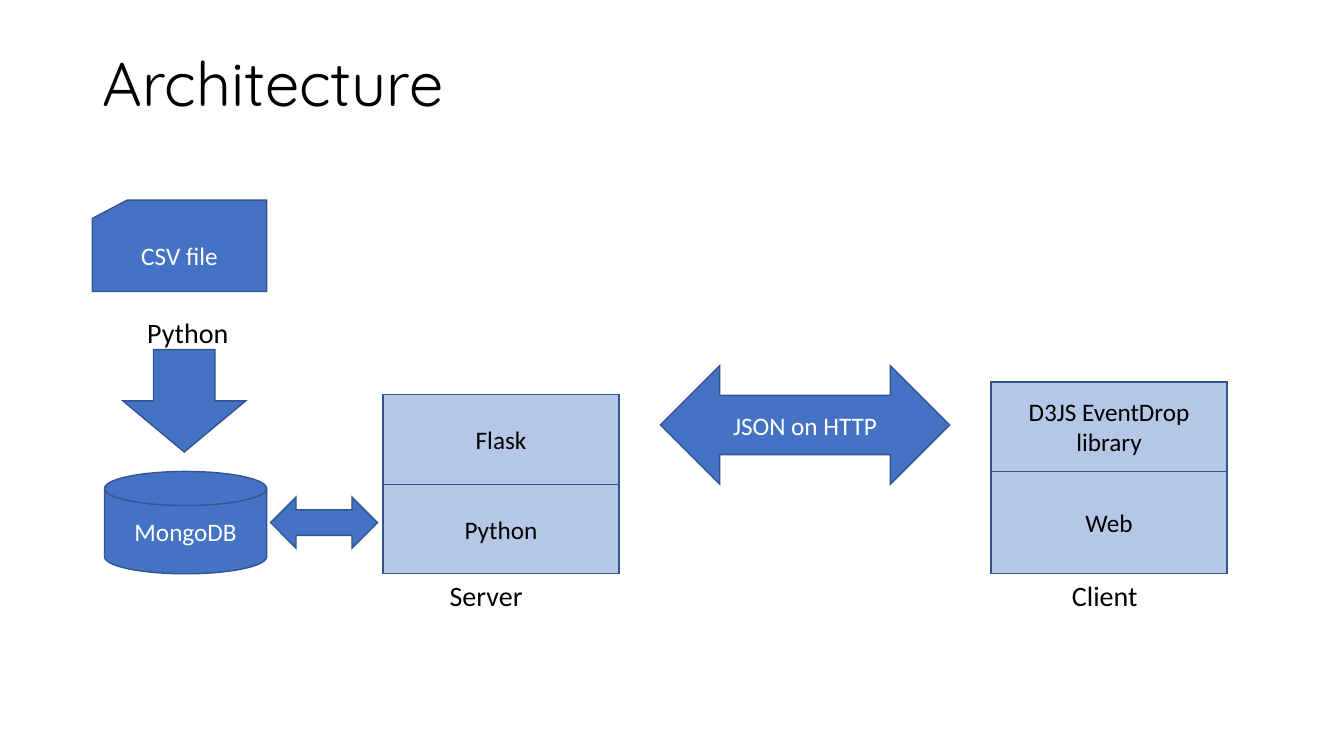
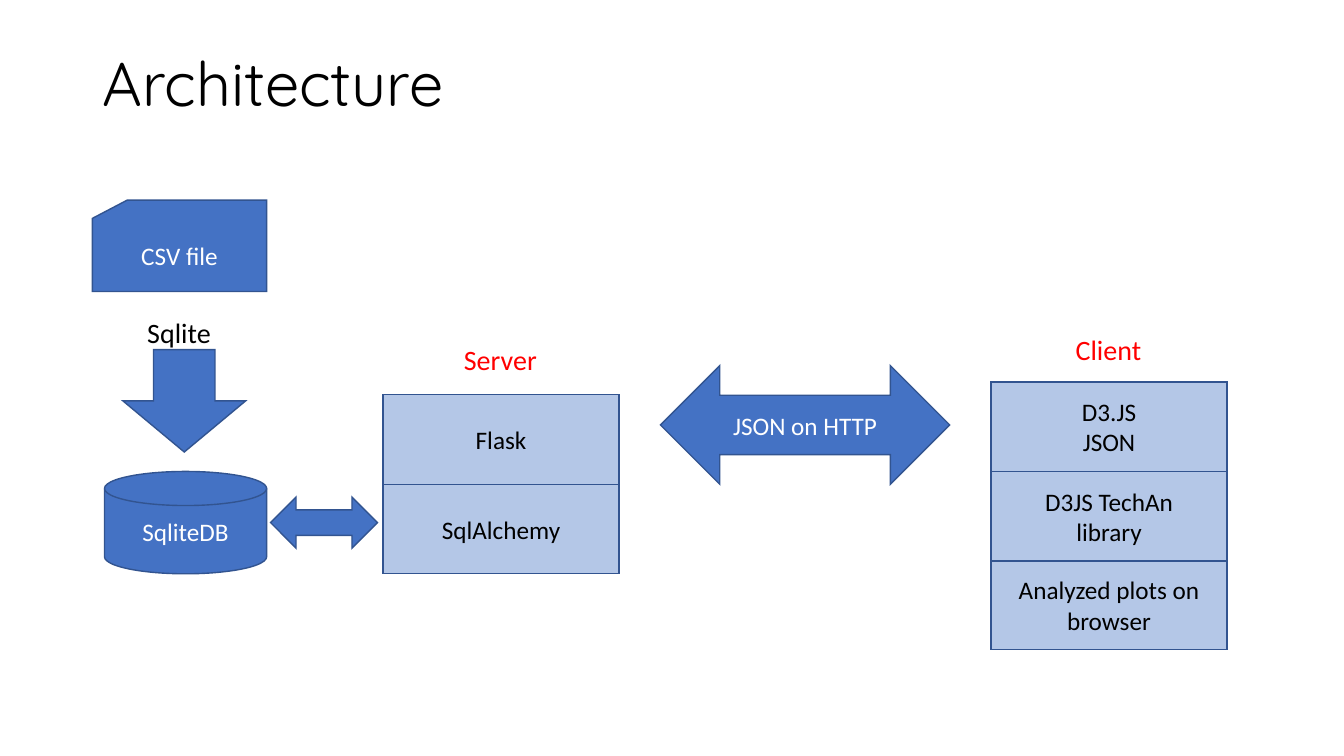
Before and after one commit to MadhukaraBS/BootCamp, a slide deck: slide 2 of Project_2/Proposal/Project_2.pptx. Drawn at 1344x756 pixels with LibreOffice and Linux fonts; fonts in the diff are those of the drawing. Boxes give left, top, right and bottom in pixels: in the first picture for what was removed or moved away, otherwise in the second. Text is boxed around its words. In the diff, an @@ line names an element or a change of style, - is before the commit and + after.

```diff
--- a/Project_2/Proposal/Project_2.pptx
+++ b/Project_2/Proposal/Project_2.pptx
@@ text at [147, 323, 210, 350]: text changed @@
-Python
+Sqlite
@@ text "Client" at [1076, 340, 1142, 361]: text colour #000000 to #FF0000 @@
@@ text "Client": place and size @@
-text "Client" at [1072, 586, 1138, 607]
+text "Client" at [1076, 340, 1142, 361]
@@ text "Server": place and size @@
-text "Server" at [450, 587, 523, 607]
+text "Server" at [464, 351, 537, 371]
@@ text "Server" at [464, 351, 537, 371]: text colour #000000 to #FF0000 @@
@@ text in rectangle at [1082, 404, 1136, 451]: text changed @@
-D3JS EventDrop library
+D3.JS
+JSON
@@ rectangle added at [991, 472, 1227, 562], fill #B4C7E7, outline #325491 1 pt, 18 pt, text #000000 @@
+D3JS TechAn
+library
@@ text in cylinder at [142, 523, 228, 545]: text changed @@
-MongoDB
+SqliteDB
@@ text in rectangle at [442, 521, 560, 543]: text changed @@
-Python
+SqlAlchemy
@@ rectangle "Analyzed plots on browser": place and size @@
-rectangle "Analyzed plots on browser" at [991, 472, 1227, 575]
+rectangle "Analyzed plots on browser" at [991, 561, 1227, 650]
@@ text in rectangle at [1019, 581, 1200, 630]: text changed @@
-Web
+Analyzed plots on browser
```
Also in this commit, not shown: 2 other slides changed, 4 slides added, 2 slides removed, 1 other file.
